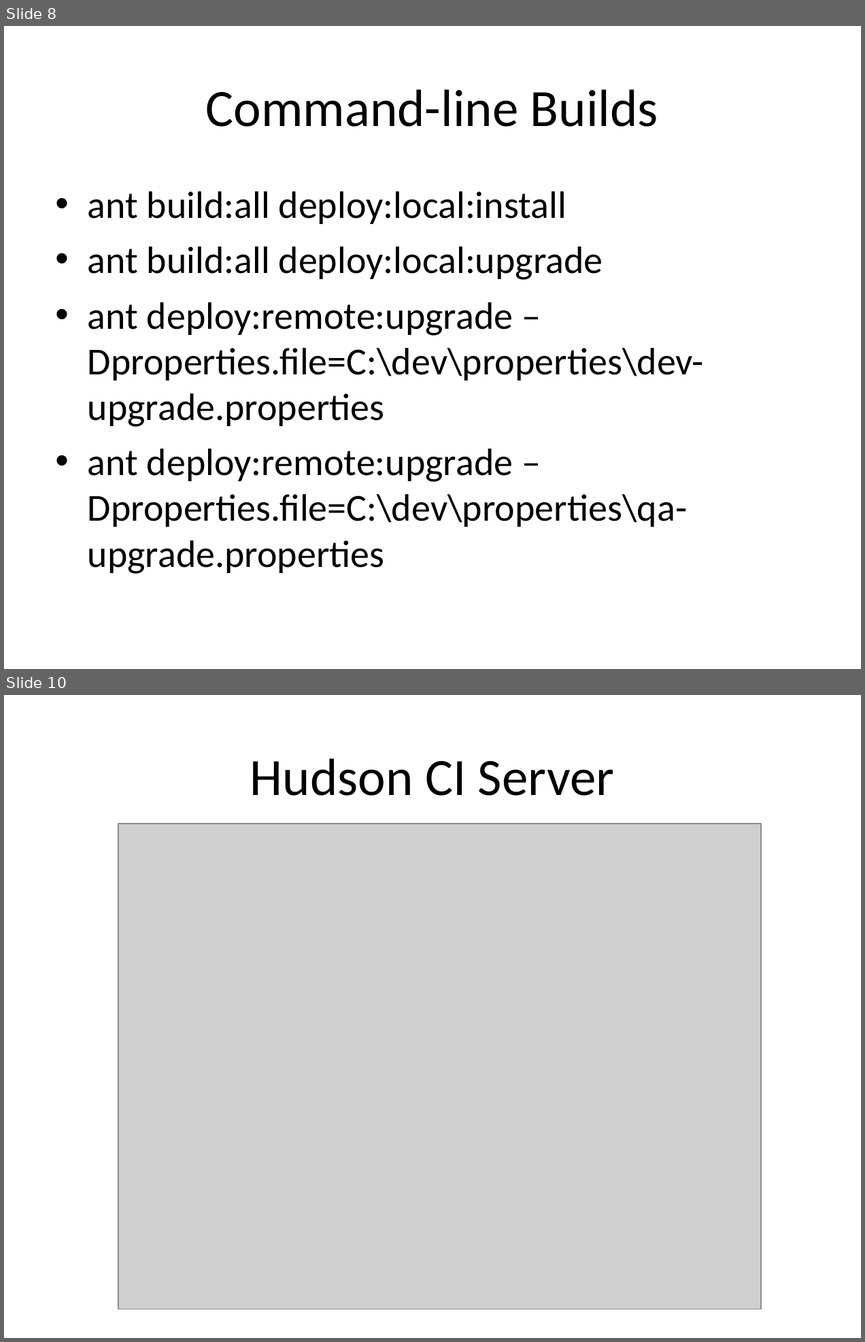
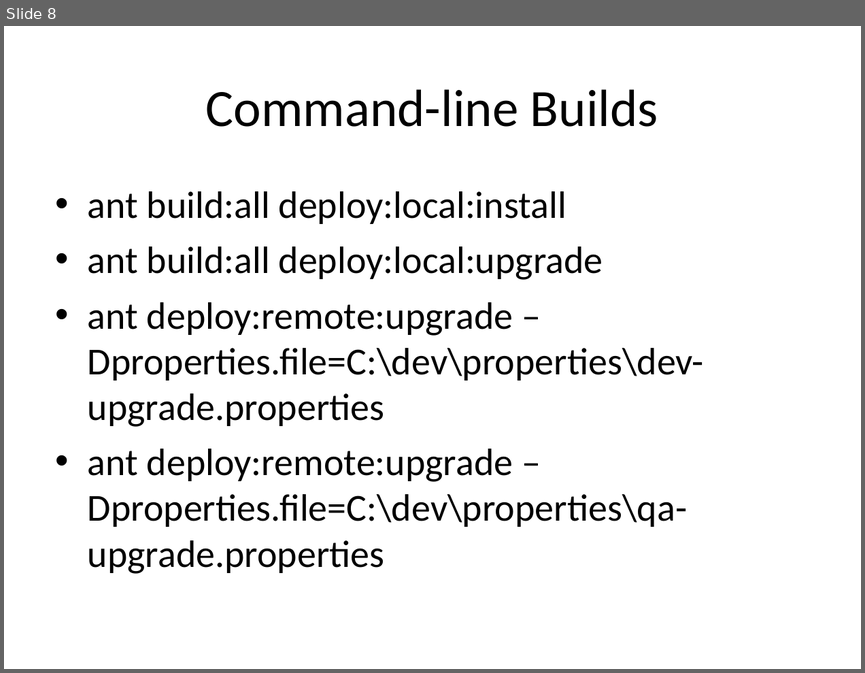
Before and after one commit to NCIP/automation, a slide deck: docs/presentations/generic-bda-training.ppt. Shown one above the other, each under a label of ours: slides 8 and 10 before the commit, slide 8 after it; the slides between them are not shown. The pictures are 865x1342 and 865x673 pixels, drawn with LibreOffice and Linux fonts; fonts in the diff are those of the drawing; grey boxes stand for pictures. Boxes give left, top, right and bottom in pixels: in the first picture for what was removed or moved away, otherwise in the second. Text is boxed around its words. In the diff, an @@ line names an element or a change of style, - is before the commit and + after.

```diff
--- a/docs/presentations/generic-bda-training.ppt
+++ b/docs/presentations/generic-bda-training.ppt
@@ slide 10 removed at (4, 695, 861, 1338), background #FFFFFF @@
@@ title removed at (250, 758, 614, 796) @@
-Hudson CI Server
@@ picture removed at (118, 824, 761, 1308) @@
```
Also in this commit, not shown: 2 slides changed, 4 slides added, 2 other slides removed.
